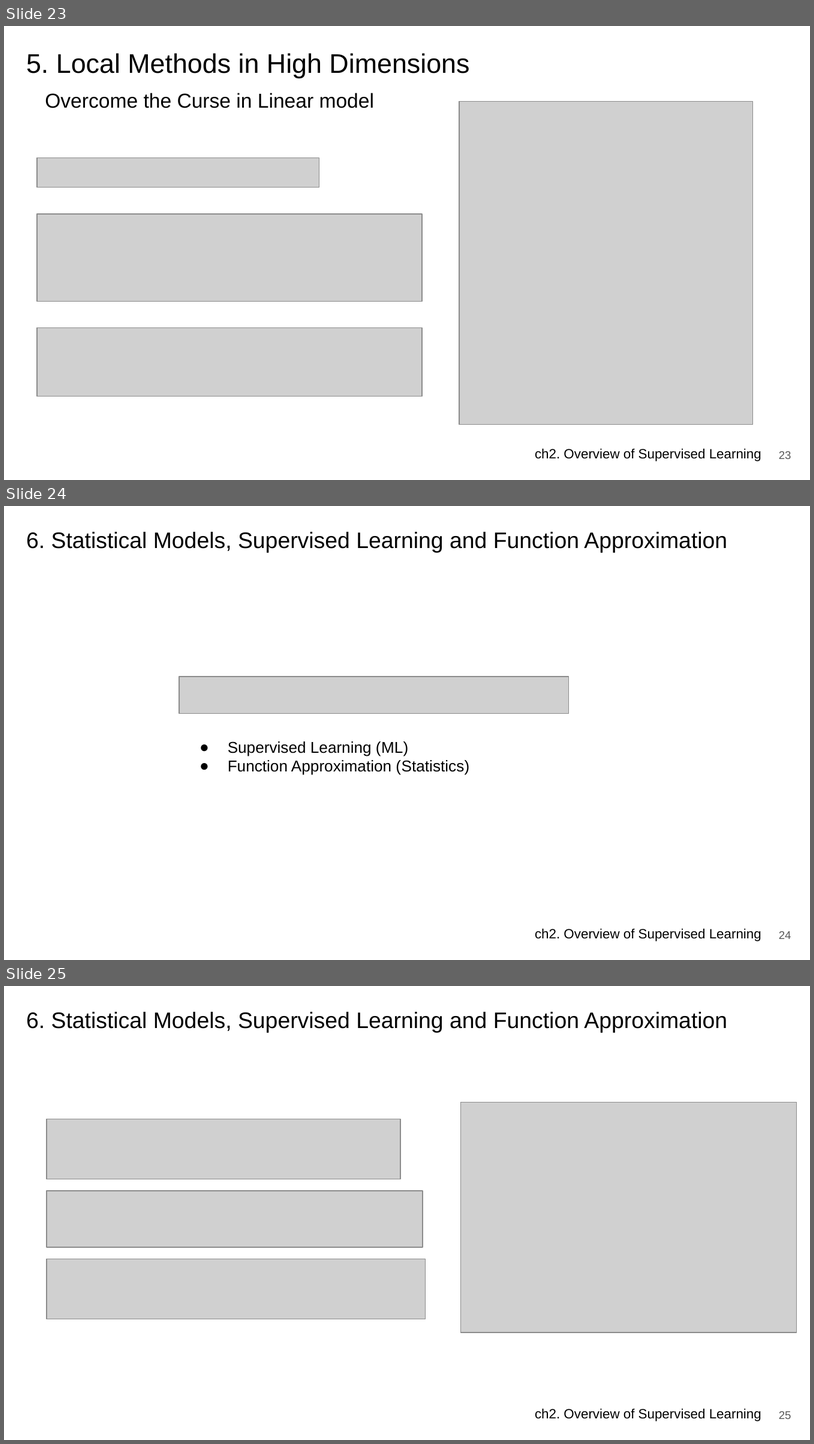
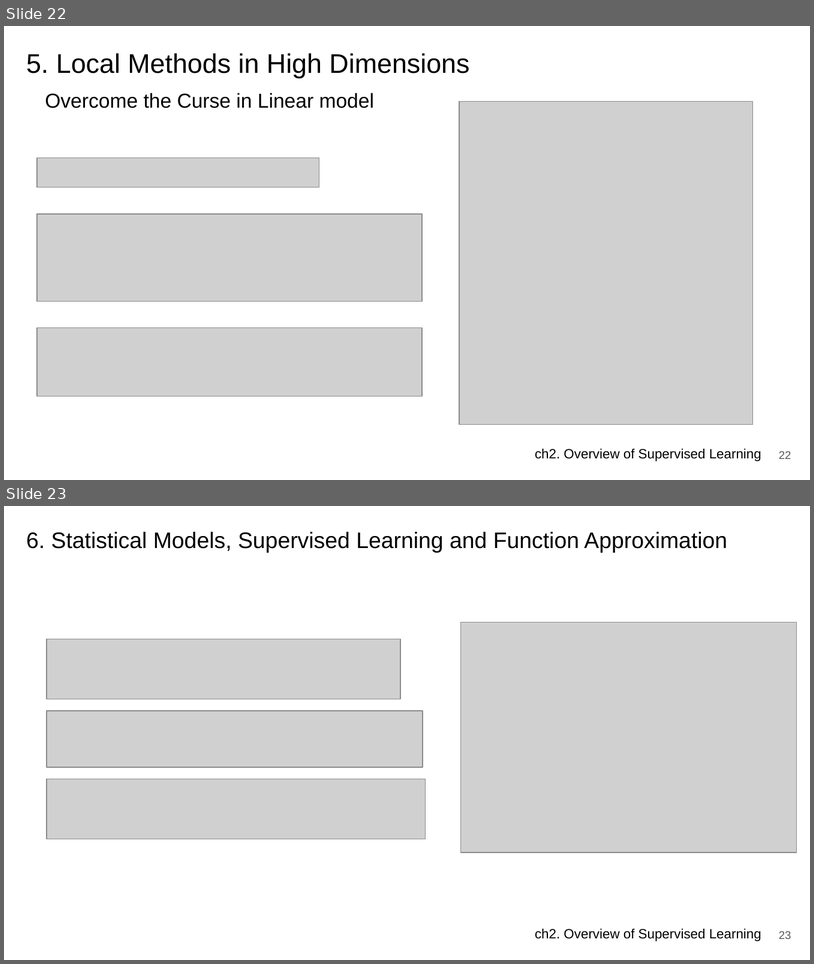
Before and after one commit to JerryKwon/ElemStatLearn-review, a slide deck: ch2. Supervised Learning/presentation/ch2. Overview of Supervised Learning.pptx. Shown one above the other, each under a label of ours: slides 23, 24 and 25 before the commit, slides 22 and 23 after it. The pictures are 814x1444 and 814x964 pixels, drawn with LibreOffice and Linux fonts; fonts in the diff are those of the drawing; grey boxes stand for pictures. Boxes give left, top, right and bottom in pixels: in the first picture for what was removed or moved away, otherwise in the second. Text is boxed around its words. In the diff, an @@ line names an element or a change of style, - is before the commit and + after.

```diff
--- a/ch2. Supervised Learning/presentation/ch2. Overview of Supervised Learning.pptx
+++ b/ch2. Supervised Learning/presentation/ch2. Overview of Supervised Learning.pptx
@@ slide 24 removed at (x1=4, y1=506, x2=810, y2=960), background #FFFFFF; not listed: 1 template element that a slide beside it also shows @@
@@ title removed at (x1=26, y1=532, x2=728, y2=553) @@
-6. Statistical Models, Supervised Learning and Function Approximation
@@ picture removed at (x1=179, y1=676, x2=569, y2=713) @@
@@ text removed at (x1=228, y1=741, x2=470, y2=775) @@
-● Supervised Learning (ML)
-● Function Approximation (Statistics)
@@ page number removed at (x1=779, y1=931, x2=792, y2=939) @@
-24
@@ what was slide 23 is now slide 22 @@
@@ page number at (x1=779, y1=451, x2=792, y2=459): text changed @@
-23
+22
@@ what was slide 25 is now slide 23 @@
@@ page number at (x1=779, y1=931, x2=792, y2=939): text changed @@
-25
+23
```
Also in this commit, not shown: 5 slides changed, 1 other slide removed.
